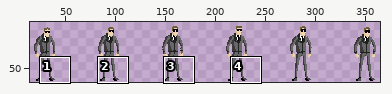
Two states of a sprite sheet, Assets/Resources/Pixel_Art_Chars/Agent/Agent_Idle.png. Above: a wide view before the commit, with the close-up outlined.
Close-up. Before the commit:
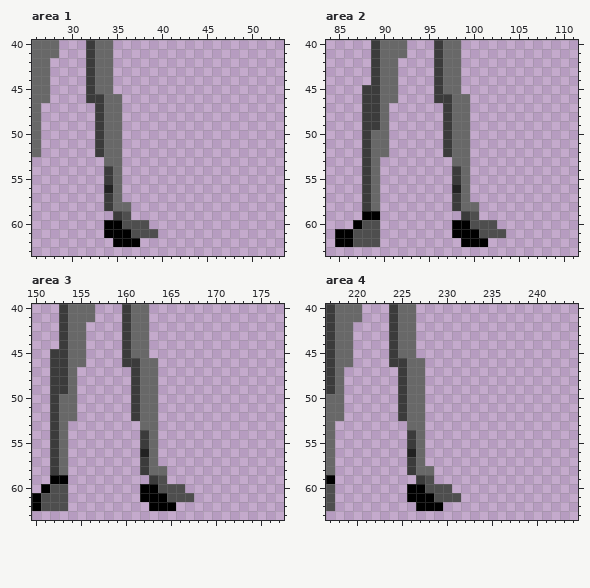
The file is 384x64 pixels. Pixels under 10% opacity are left out. Colours within 5 levels of each other are drawn and written as one. Shown: area 1: x 26..53, y 40..63; area 2: x 84..111, y 40..63; area 3: x 150..177, y 40..63; area 4: x 217..244, y 40..63. The wide view leaves out empty margins. The commit also changed other parts of the picture, which this record leaves out.
The same view after the edit:
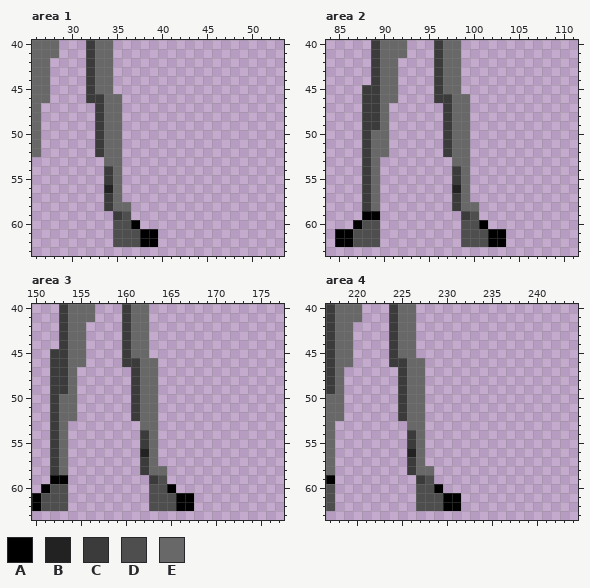
Palette (. is transparent): A #000000  B #222222  C #3b3b3b  D #4e4e4e  E #686868
Edits made:
--- area 1
@@ x 32..41 @@
 59 ...CD.....
-60 ..AADDD...
-61 ..AAADDD..
-62 ...AAA....
+60 ...DDA....
+61 ...DDDAA..
+62 ...DDDAA..
 63 ..........
--- area 2
@@ x 96..105 @@
 59 ...CD.....
-60 ..AADDD...
-61 ..AAADDD..
-62 ...AAA....
+60 ...DDA....
+61 ...DDDAA..
+62 ...DDDAA..
 63 ..........
--- area 3
@@ x 160..169 @@
 59 ...CD.....
-60 ..AADDD...
-61 ..AAADDD..
-62 ...AAA....
+60 ...DDA....
+61 ...DDDAA..
+62 ...DDDAA..
 63 ..........
--- area 4
@@ x 224..233 @@
 59 ...CD.....
-60 ..AADDD...
-61 ..AAADDD..
-62 ...AAA....
+60 ...DDA....
+61 ...DDDAA..
+62 ...DDDAA..
 63 ..........
Boxes around the changes in both close-ups, in picture pixels (x1, y1, x2, y2):
changed: (104, 220, 158, 247)
changed: (452, 220, 506, 247)
changed: (140, 484, 194, 511)
changed: (407, 484, 461, 511)
